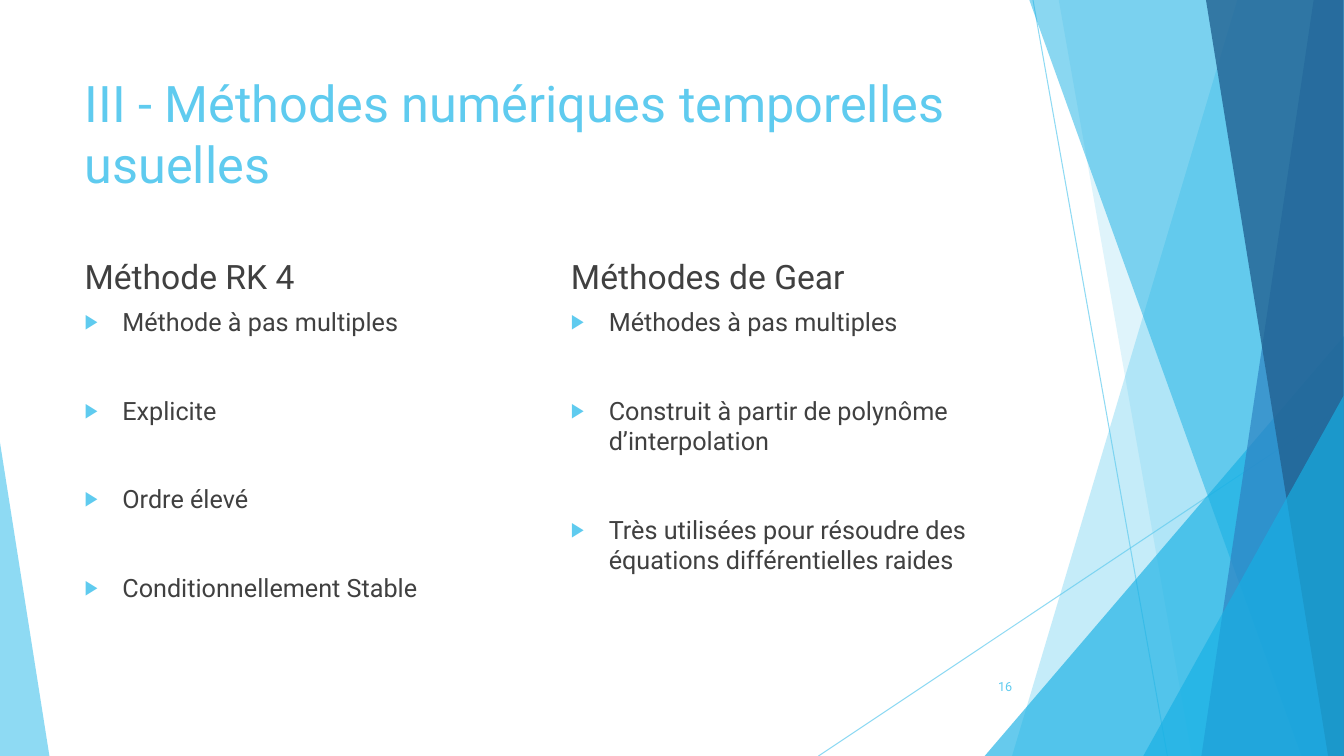
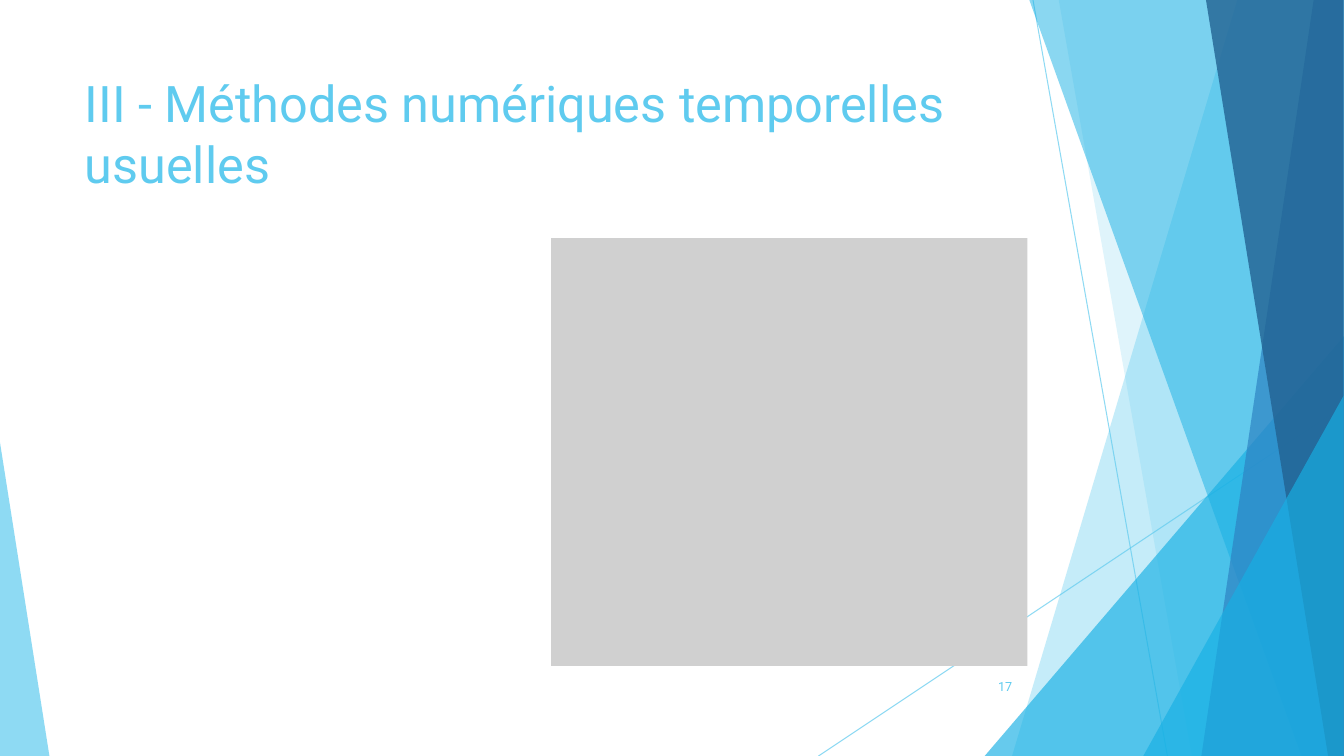
Before and after one commit to pierreXVI/PIE, a slide deck: slide 17 of oral_presentation/Oral_presentation_12_02_2019.pptx (slide 16 before the commit). Drawn at 1344x756 pixels with LibreOffice and Linux fonts; fonts in the diff are those of the drawing; grey boxes stand for pictures. Boxes give left, top, right and bottom in pixels: in the first picture for what was removed or moved away, otherwise in the second. Text is boxed around its words. In the diff, an @@ line names an element or a change of style, - is before the commit and + after.

```diff
--- a/oral_presentation/Oral_presentation_12_02_2019.pptx
+++ b/oral_presentation/Oral_presentation_12_02_2019.pptx
@@ picture added at box(552, 238, 1028, 665) @@
@@ text removed at box(85, 264, 295, 290) @@
-Méthode RK 4
@@ text removed at box(571, 264, 844, 290) @@
-Méthodes de Gear
@@ text removed at box(122, 312, 417, 598) @@
-▶ Méthode à pas multiples
-▶ Explicite
-▶ Ordre élevé
-▶ Conditionnellement Stable
@@ text removed at box(609, 312, 966, 574) @@
-▶ Méthodes à pas multiples
-▶ Construit à partir de polynôme d’interpolation
-▶ Très utilisées pour résoudre des équations différentielles raides
@@ page number at box(998, 682, 1012, 691): text changed @@
-16
+17
```
Also in this commit, not shown: 10 other slides changed, 4 slides added, 7 slides removed, 2 other files.
